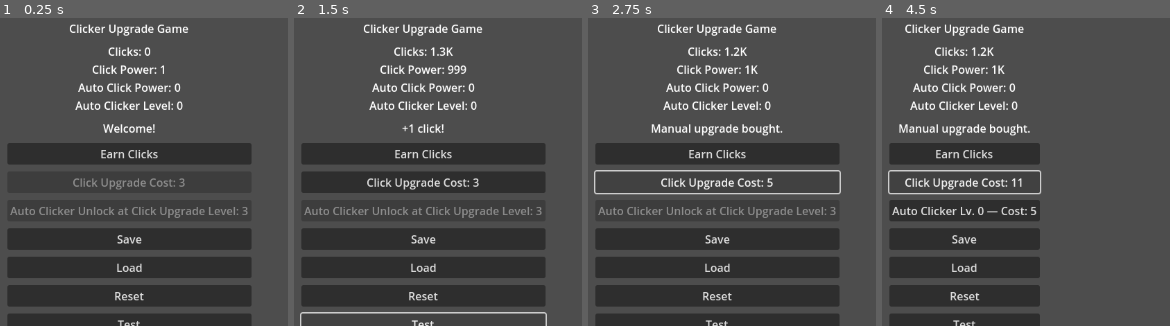
Above: before the commit, frames 1-4 (left to right).
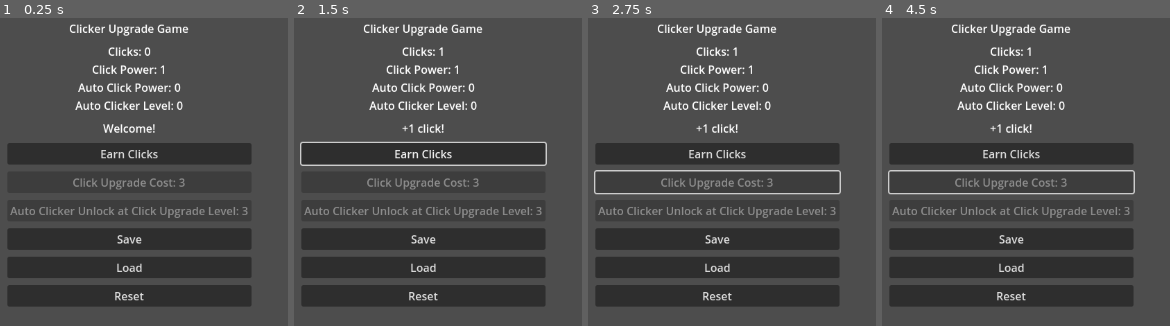
Above: after the commit, the same moments.

Repository: fehudma/godot_projects
Game: Godot game, scene res://Scenes/main.tscn
Two runs of this game, one before a commit and one after it. Both use one fixed random seed, a clock stepped at 60 frames per second and the inputs below.
Inputs (mouse positions are in pixels of both pictures, inside the frame that each line leads up to):
- Up to frame 1 (0.25 s): no input
- Up to frame 2 (1.5 s): click "Earn Clicks" at 0.5 s; click (423, 322) at 1.25 s, where only the run before the commit has a clickable "Test"
- Up to frame 3 (2.75 s): click (717, 181) at 2 s, where only the run before the commit has a clickable "Click Upgrade Cost: 3"
- Up to frame 4 (4.5 s): click (1011, 181) at 2.75 s, where only the run before the commit has a clickable "Click Upgrade Cost: 5"; click (1011, 181) at 3.5 s, where only the run before the commit has a clickable "Click Upgrade Cost: 7"; click (1026, 181) at 4.25 s, where only the run before the commit has a clickable "Click Upgrade Cost: 9"

The runs differ from the first frame. In frame 1, 3.3% of the frame differs, in the area x 2-88%, y 96-100%; in frame 2, 3.2%; in frame 3, 5.5%; in frame 4, 19%, in the area x 2-88%, y 1-100%.

Commit message:
added animation for the click button

Diff:
--- a/Scenes/main.tscn
+++ b/Scenes/main.tscn
@@ -62,15 +62,10 @@
 layout_mode = 2
 text = "Reset"
 
-[node name="TestButton" type="Button" parent="VBoxContainer"]
-layout_mode = 2
-text = "Test"
-
 [node name="PassiveIncomeTimer" type="Timer" parent="."]
 
 [connection signal="pressed" from="VBoxContainer/AutoClickerButton" to="." method="_on_auto_clicker_button_pressed"]
 [connection signal="pressed" from="VBoxContainer/SaveButton" to="." method="_on_save_button_pressed"]
 [connection signal="pressed" from="VBoxContainer/LoadButton" to="." method="_on_load_button_pressed"]
 [connection signal="pressed" from="VBoxContainer/ResetButton" to="." method="_on_reset_button_pressed"]
-[connection signal="pressed" from="VBoxContainer/TestButton" to="." method="_on_test_button_pressed"]
 [connection signal="timeout" from="PassiveIncomeTimer" to="." method="_on_passive_income_timer_timeout"]
--- a/Scripts/main.gd
+++ b/Scripts/main.gd
@@ -33,7 +33,7 @@
 var passive_clicks_per_tick: int = STARTING_PASSIVE_CLICKS_PER_TICK
 var auto_clicker_cost: int = AUTO_CLICKER_COST_START
 var auto_clicker_level: int = STARTING_AUTO_CLICKER_LEVEL
-
+var click_button_tween: Tween
 #========================================
 @onready var stats_label: Label = $VBoxContainer/StatsLabel
 @onready var message_label: Label = $VBoxContainer/MessageLabel
@@ -156,6 +156,27 @@
 		return str(rounded_value) + "B"
 
 	return str(value)
+#
+func play_click_button_feedback() -> void:
+	if click_button_tween:
+		click_button_tween.kill()
+
+	click_button.pivot_offset = click_button.size / 2.0
+	click_button.scale = Vector2.ONE
+
+	click_button_tween = create_tween()
+	click_button_tween.tween_property(
+		click_button,
+		"scale",
+		Vector2(0.9, 0.9),
+		0.05
+	)
+	click_button_tween.tween_property(
+		click_button,
+		"scale",
+		Vector2.ONE,
+		0.08
+	)
 #========================================
 # initialize custom signal and on-click functionality
 func _ready() -> void:
@@ -169,8 +190,8 @@
 # on-click functionality
 func _on_click_button_pressed() -> void:
 	clicks += clicks_per_click
-	# check grammar for 1 click and multiple clicks
 	show_click_message()
+	play_click_button_feedback()
 	update_ui()
 
 # on-upgrade functionality
@@ -284,9 +305,3 @@
 		buy_auto_clicker()
 		start_passive_income_timer()
 		update_ui()
-
-
-func _on_test_button_pressed() -> void:
-	clicks = 1_250
-	clicks_per_click = 999
-	update_ui()
